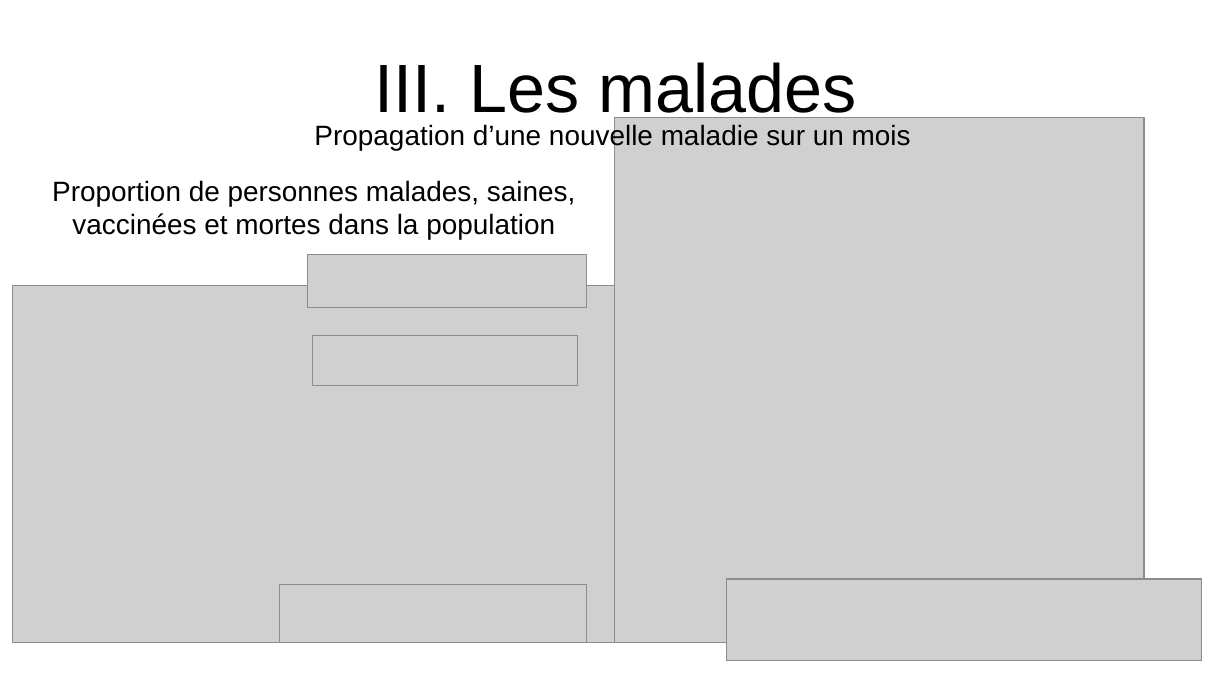
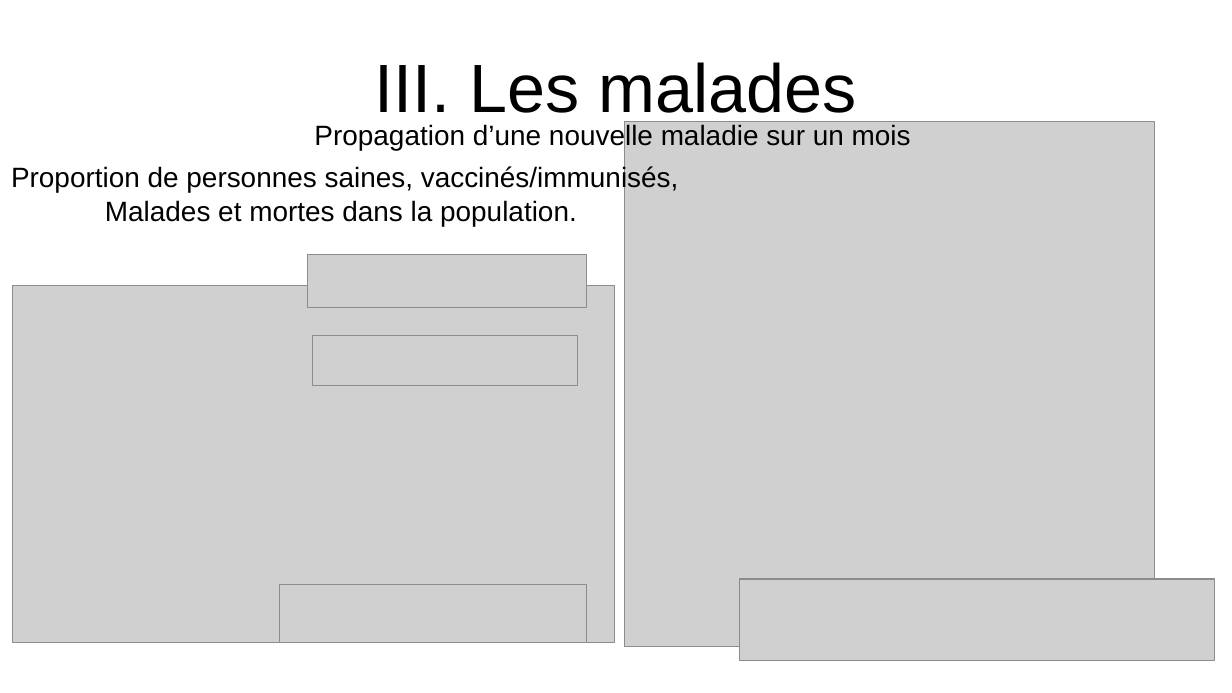
Before and after one commit to WIDEROZ/ESISAR-3A, a slide deck: slide 14 of Mathématiques/Oral/TP2_123 5min.odp. Drawn at 1232x693 pixels with LibreOffice and Linux fonts; fonts in the diff are those of the drawing; grey boxes stand for pictures. Boxes give left, top, right and bottom in pixels: in the first picture for what was removed or moved away, otherwise in the second. Text is boxed around its words. In the diff, an @@ line names an element or a change of style, - is before the commit and + after.

```diff
--- a/Mathématiques/Oral/TP2_123 5min.odp
+++ b/Mathématiques/Oral/TP2_123 5min.odp
@@ picture moved from (x1=615, y1=117, x2=1145, y2=643) to (x1=625, y1=122, x2=1155, y2=647) @@
@@ text at (x1=11, y1=165, x2=679, y2=226): text changed @@
-Proportion de personnes malades, saines,
-vaccinées et mortes dans la population
+Proportion de personnes saines, vaccinés/immunisés,
+Malades et mortes dans la population.
@@ picture moved from (x1=727, y1=579, x2=1202, y2=661) to (x1=740, y1=579, x2=1215, y2=661) @@
```
Also in this commit, not shown: 1 other slide changed, 1 other file.
